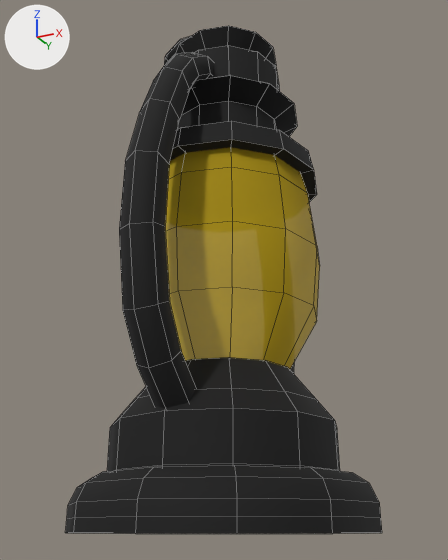
A saved change to the FBX model Assets/Models/Lamp.fbx.
The view is the same before and after, from a 50 mm lens placed at (4.6, -9.21, -4.74), pointed at (-0.1, 0.18, -0.51). Every picture has the same lights, and +X, +Y and +Z are marked at upper left. Mesh edges are drawn as thin lines.

Before the edit, the objects in view are built like this:
```python
mat_material__6 = principled_material('Material #6')
mat_material__6.texture = img_lamptextop_png  # with its transparency
mat_material__6.roughness = 0.859
me_mesh = bpy.data.meshes.new('Mesh')
me_mesh.from_pydata(...)  # 544 vertices, 516 faces; spans x -2.42..2.42, y -2.94..2.94, z -4.77..4.77
me_mesh.materials.append(mat_material__6)  # picture img_lamptextop_png
ob_cylinder052 = bpy.data.objects.new('Cylinder052', me_mesh)
ob_cylinder052.location = (0.0, 0.0, 0.0)
```
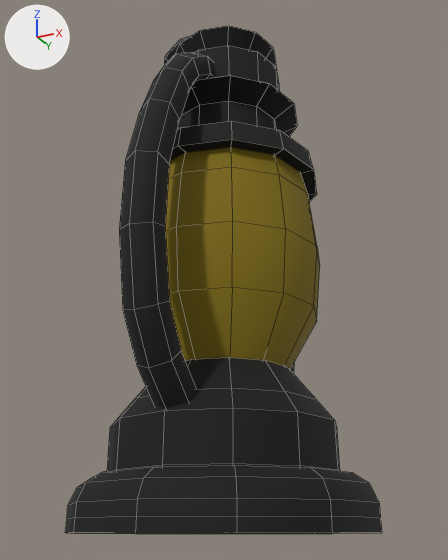
The change, as JSON lines over the scene's bpy script:
```json
{"op": "set", "path": "mat_material__6.texture", "old": "img_lamptextop_png", "new": "img_lamptextop_png", "note": "with its transparency -> not seen"}
```

Where the change shows, as pixel boxes [x1, y1, x2, y2] in the pictures (448 x 560 px):
```json
{"object": "Cylinder052", "change": "surface changed", "before": [163, 146, 343, 534], "after": [163, 146, 343, 534], "on screen": "yellow to brown"}
```
